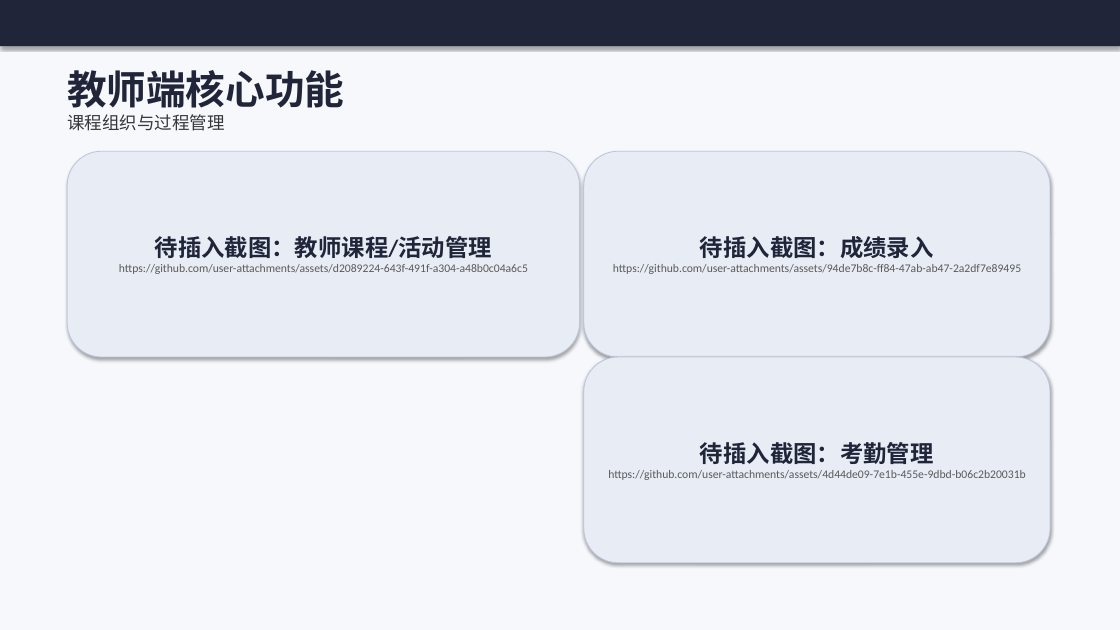
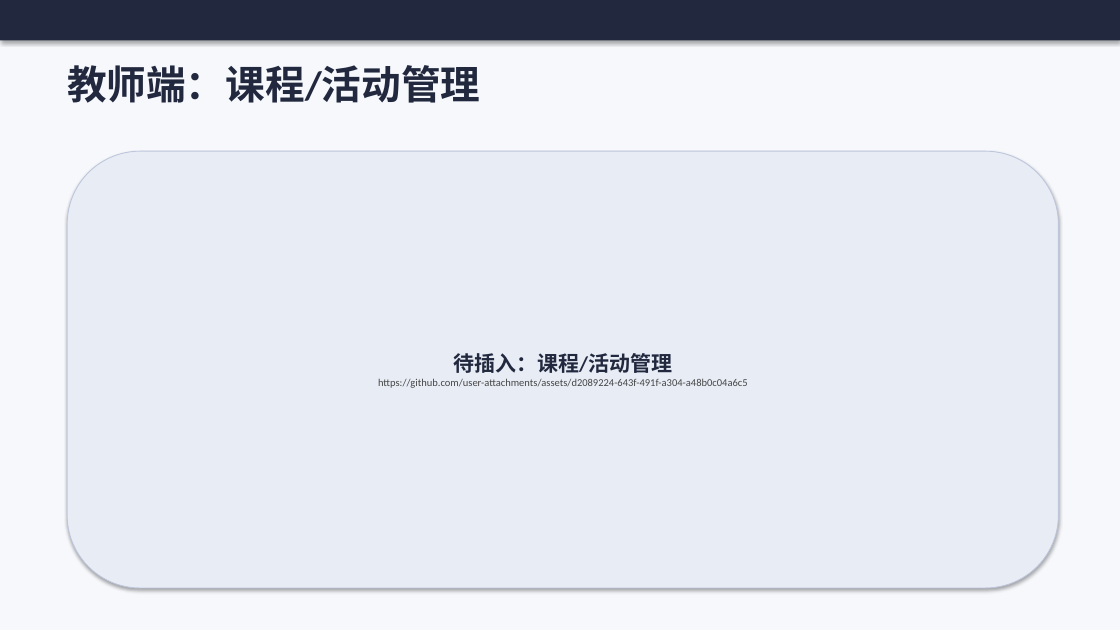
Before and after one commit to cxkqq/Student_Exam, a slide deck: slide 8 of defense_ppt.pptx (slide 7 before the commit). Drawn at 1120x630 pixels with LibreOffice and Linux fonts; fonts in the diff are those of the drawing. Boxes give left, top, right and bottom in pixels: in the first picture for what was removed or moved away, otherwise in the second. Text is boxed around its words. In the diff, an @@ line names an element or a change of style, - is before the commit and + after.

```diff
--- a/defense_ppt.pptx
+++ b/defense_ppt.pptx
@@ rectangle: place and size @@
-rectangle at (0,0,1120,46)
+rectangle at (0,0,1120,40)
@@ rectangle at (0,0,1120,40): fill #20253A to #22293F @@
@@ text at (67,65,480,103): text changed; size 15 to 34 pt; text colour #373737 to #22293F; bold on @@
-教师端核心功能
-课程组织与过程管理
+教师端：课程/活动管理
@@ rounded rectangle "待插入：课程/活动管理": place and size @@
-rounded rectangle "待插入：课程/活动管理" at (67,151,580,357)
+rounded rectangle "待插入：课程/活动管理" at (67,151,1059,588)
@@ rounded rectangle removed at (584,151,1050,357) @@
-待插入截图：成绩录入
-https://github.com/user-attachments/assets/94de7b8c-ff84-47ab-ab47-2a2df7e89495
@@ text in rounded rectangle at (453,353,672,373): text changed; size 20 to 18 pt; text colour #20253A to #22293F @@
-待插入截图：教师课程/活动管理
+待插入：课程/活动管理
@@ rounded rectangle removed at (584,357,1050,563) @@
-待插入截图：考勤管理
-https://github.com/user-attachments/assets/4d44de09-7e1b-455e-9dbd-b06c2b20031b
@@ text in rounded rectangle at (378,378,748,388): size 10 to 9 pt, text colour #5A5A5A to #464646 in "https://github.com/user-attachments/assets/d2089224-643f-491 ..." @@
```
Also in this commit, not shown: 5 other slides changed, 9 slides added, 4 slides removed.
